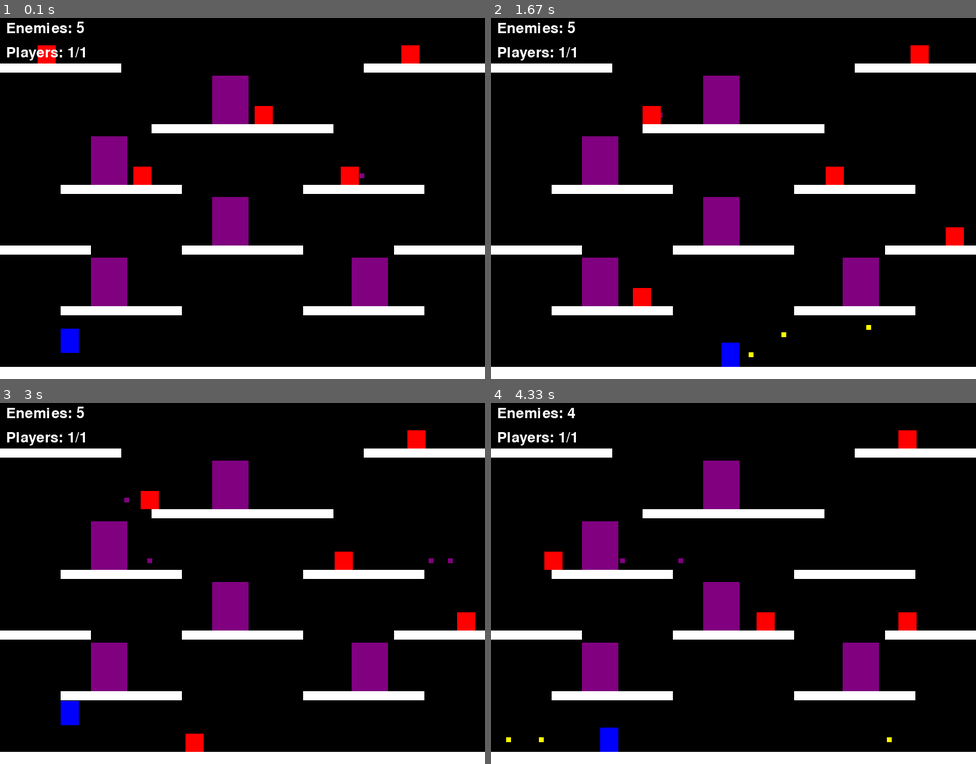
Above: before the commit, frames 1-4 (two rows, left to right).
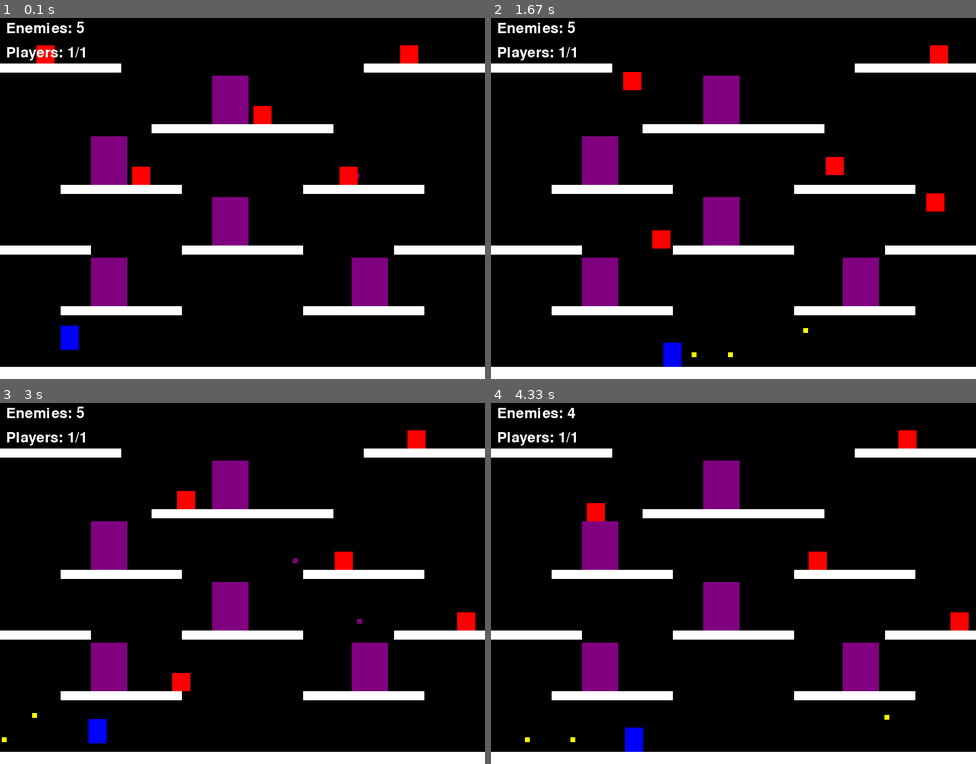
Above: after the commit, the same moments.

Repository: thisprojects/platform-pygame
Game: pygame game, started from platformer.py
Same seed, same stepped clock (60 frames per second), same inputs: the game is played once before the commit and once after it.
Inputs:
- Up to frame 1 (0.1 s): type "1 (at the terminal prompt)" at 0 s
- Up to frame 2 (1.67 s): hold D 0.33-0.8 s; hold W 0.83-1.13 s; tap Space at 0.9, 1.23, 1.53 s; hold D 1.17-1.63 s
- Up to frame 3 (3 s): hold A 1.67-2.2 s; tap Space at 1.73, 2.03, 2.3, 2.6, 2.73 s; hold A 2.23-2.63 s; hold W from 2.67 s (still down)
- Up to frame 4 (4.33 s): release W at 3.03 s; hold D 3.07-3.7 s; tap Space at 3.13, 3.43, 3.8, 4.1, 4.3 s; hold A 3.73-4.2 s; hold D from 4.23 s (still down)

The runs differ from the first frame. In frame 1, 0.2% of the frame differs, in the area x 7-87%, y 7-93%; in frame 2, 2.3%, in the area x 27-98%, y 7-97%; in frame 3, 1.4%; in frame 4, 1.7%.

Commit message:
dbl buffer

Diff:
--- a/config.py
+++ b/config.py
@@ -1,7 +1,7 @@
 # Constants
 SCREEN_WIDTH = 800
 SCREEN_HEIGHT = 600
-FPS = 60
+FPS = 50
 
 # Colors
 BLACK = (0, 0, 0)
@@ -15,7 +15,7 @@
 
 # Game settings
 GRAVITY = 0.8
-PLAYER_SPEED = 5
+PLAYER_SPEED = 3.5
 PLAYER_JUMP = -15
 PROJECTILE_SPEED = 8
 ENEMY_SPEED = 2
--- a/game.py
+++ b/game.py
@@ -19,7 +19,7 @@
 
 class Game:
     def __init__(self, num_players=1):
-        self.screen = pygame.display.set_mode((SCREEN_WIDTH, SCREEN_HEIGHT))
+        self.screen = pygame.display.set_mode((SCREEN_WIDTH, SCREEN_HEIGHT), pygame.DOUBLEBUF)
         pygame.display.set_caption("Platformer")
         self.clock = pygame.time.Clock()
         self.running = True
